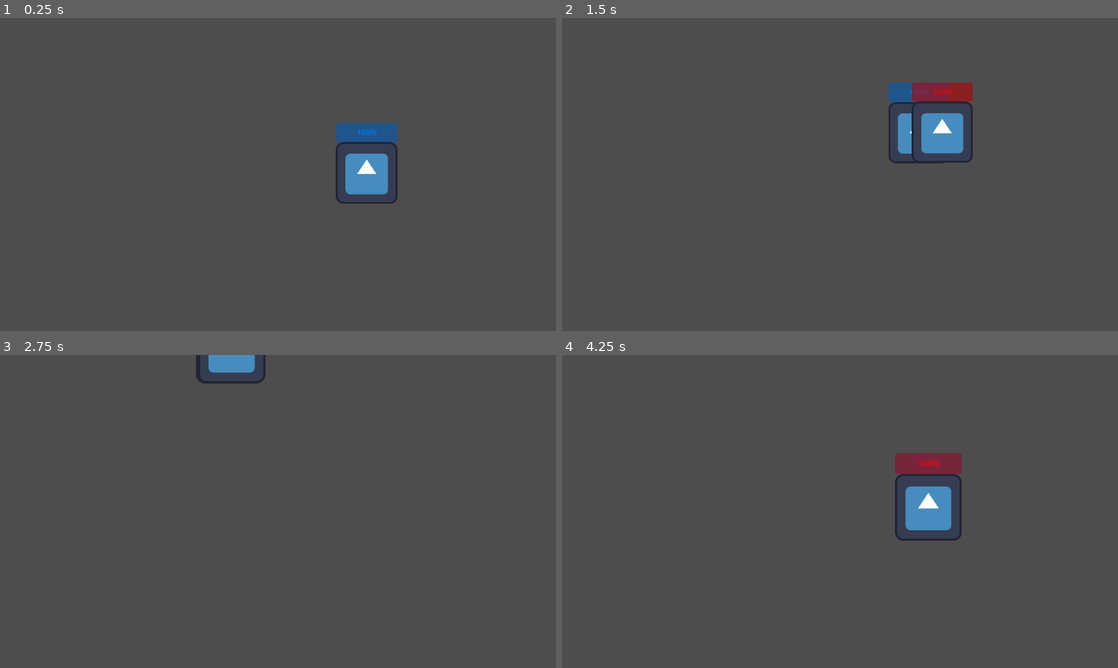
Above: before the commit, frames 1-4 (two rows, left to right).
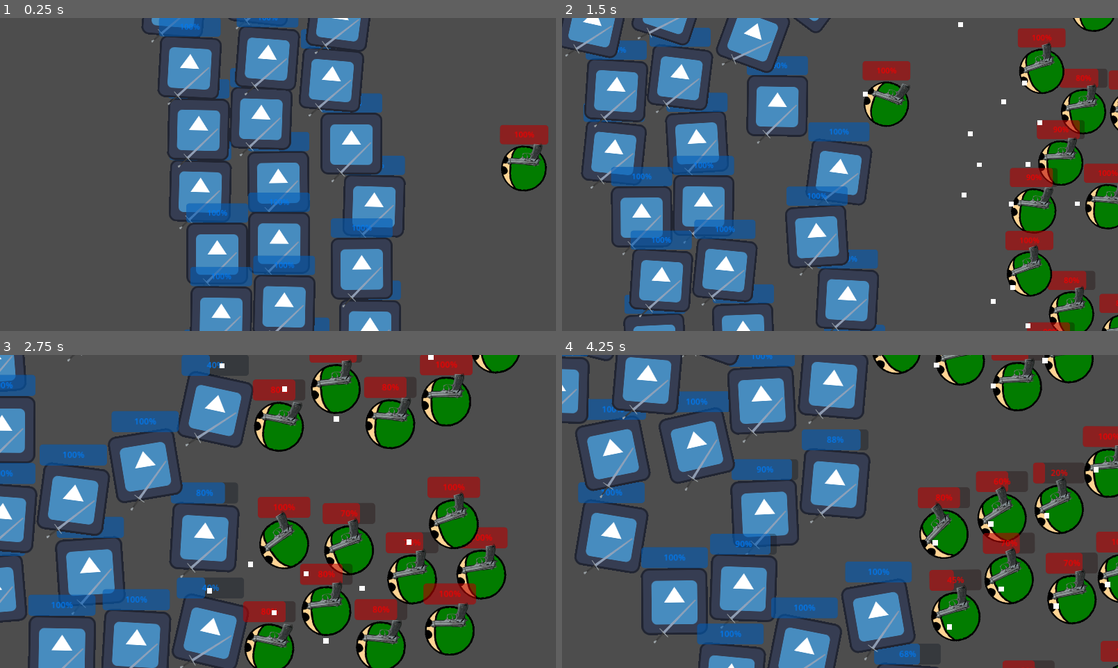
Above: after the commit, the same moments.

Repository: ChristChar/Simulatore-di-battaglie-per-la-guerra-civile-del-server-di-Allan
Game: Godot game, scene res://Scenes/World.tscn
Same seed, same stepped clock (60 frames per second), same inputs: the game is played once before the commit and once after it. The engine's default icon, where the game draws it, is replaced by a stand-in: a white triangle on a blue panel in a dark square.
Inputs (mouse positions are in pixels of both pictures, inside the frame that each line leads up to):
- Up to frame 1 (0.25 s): no input
- Up to frame 2 (1.5 s): move the mouse to (962, 158) at 0.52 s; hold Right (ui_right) 0.53-1.28 s; tap Mouse wheel up (zoom_in) at 0.6 s; move the mouse to (728, 190) at 1.27 s; hold Down (ui_down) from 1.28 s (still down); tap Mouse wheel down (zoom_out) at 1.35 s
- Up to frame 3 (2.75 s): move the mouse to (333, 442) at 2.02 s; release Down (ui_down) at 2.03 s; hold Right (ui_right) from 2.03 s (still down); tap Mouse wheel up (zoom_in) at 2.1 s
- Up to frame 4 (4.25 s): move the mouse to (812, 574) at 2.77 s; release Right (ui_right) at 2.78 s; hold Up (ui_up) 2.78-3.53 s; tap Mouse wheel down (zoom_out) at 2.85 s; move the mouse to (1006, 558) at 3.52 s; hold Left (ui_left) from 3.53 s (still down); tap Mouse wheel up (zoom_in) at 3.6 s

The runs differ from the first frame. In frame 1, 25% of the frame differs, in the area x 25-99%, y 0-100%; in frame 2, 37%; in frame 3, 41%; in frame 4, 41%, in the area x 0-100%, y 0-100%.

Commit message:
Armi

Diff:
--- a/Scenes/World.tscn
+++ b/Scenes/World.tscn
@@ -1,8 +1,35 @@
-[gd_scene load_steps=4 format=3 uid="uid://dnycbiem36d63"]
+[gd_scene load_steps=12 format=3 uid="uid://dnycbiem36d63"]
 
 [ext_resource type="Script" path="res://Scripts/Camera2D.gd" id="1_7yndk"]
 [ext_resource type="Script" path="res://Scripts/Truppa.gd" id="2_m0wob"]
 [ext_resource type="Texture2D" uid="uid://inka45pyk111" path="res://icon.svg" id="3_8pm2b"]
+[ext_resource type="Texture2D" uid="uid://b74u6v0yn2fwh" path="res://Resources/Images/Spada.png" id="4_evlwh"]
+[ext_resource type="Script" path="res://Scripts/Resource/Arma.gd" id="4_gfavc"]
+[ext_resource type="Texture2D" uid="uid://x370hneyrfwj" path="res://Resources/Images/Soldato.png" id="6_8l572"]
+[ext_resource type="Texture2D" uid="uid://c5e2ap1heaexm" path="res://Resources/Images/Pstola.png" id="7_it45y"]
+[ext_resource type="Script" path="res://Scripts/Resource/Bullet.gd" id="9_oq7xw"]
+
+[sub_resource type="Resource" id="Resource_hnsb0"]
+script = ExtResource("4_gfavc")
+Type = "Mischia"
+Sprite = ExtResource("4_evlwh")
+Damage = 25
+Countdown = 1.0
+
+[sub_resource type="Resource" id="Resource_soy5h"]
+script = ExtResource("9_oq7xw")
+color = Color(1, 1, 1, 1)
+speed = 200
+Size = Vector2(10, 10)
+Damage = 10
+
+[sub_resource type="Resource" id="Resource_s2di2"]
+script = ExtResource("4_gfavc")
+Type = "Distanza"
+Sprite = ExtResource("7_it45y")
+Damage = 1
+Countdown = 1.0
+bullet = SubResource("Resource_soy5h")
 
 [node name="Node2D" type="Node2D"]
 
@@ -13,10 +40,402 @@
 script = ExtResource("2_m0wob")
 texture = ExtResource("3_8pm2b")
 HP = 100
+arma = SubResource("Resource_hnsb0")
+
+[node name="Truppa11" type="CharacterBody2D" parent="."]
+position = Vector2(-2, 82)
+script = ExtResource("2_m0wob")
+texture = ExtResource("3_8pm2b")
+HP = 100
+arma = SubResource("Resource_hnsb0")
+
+[node name="Truppa12" type="CharacterBody2D" parent="."]
+position = Vector2(149, 25)
+script = ExtResource("2_m0wob")
+texture = ExtResource("3_8pm2b")
+HP = 100
+arma = SubResource("Resource_hnsb0")
+
+[node name="Truppa13" type="CharacterBody2D" parent="."]
+position = Vector2(81, -52)
+script = ExtResource("2_m0wob")
+texture = ExtResource("3_8pm2b")
+HP = 100
+arma = SubResource("Resource_hnsb0")
+
+[node name="Truppa14" type="CharacterBody2D" parent="."]
+position = Vector2(-37, -88)
+script = ExtResource("2_m0wob")
+texture = ExtResource("3_8pm2b")
+HP = 100
+arma = SubResource("Resource_hnsb0")
+
+[node name="Truppa15" type="CharacterBody2D" parent="."]
+position = Vector2(-92, 19)
+script = ExtResource("2_m0wob")
+texture = ExtResource("3_8pm2b")
+HP = 100
+arma = SubResource("Resource_hnsb0")
+
+[node name="Truppa16" type="CharacterBody2D" parent="."]
+position = Vector2(-94, 128)
+script = ExtResource("2_m0wob")
+texture = ExtResource("3_8pm2b")
+HP = 100
+arma = SubResource("Resource_hnsb0")
+
+[node name="Truppa17" type="CharacterBody2D" parent="."]
+position = Vector2(-138, -88)
+script = ExtResource("2_m0wob")
+texture = ExtResource("3_8pm2b")
+HP = 100
+arma = SubResource("Resource_hnsb0")
+
+[node name="Truppa18" type="CharacterBody2D" parent="."]
+position = Vector2(104, -202)
+script = ExtResource("2_m0wob")
+texture = ExtResource("3_8pm2b")
+HP = 100
+arma = SubResource("Resource_hnsb0")
+
+[node name="Truppa19" type="CharacterBody2D" parent="."]
+position = Vector2(25, 394)
+script = ExtResource("2_m0wob")
+texture = ExtResource("3_8pm2b")
+HP = 100
+arma = SubResource("Resource_hnsb0")
+
+[node name="Truppa20" type="CharacterBody2D" parent="."]
+position = Vector2(23, 476)
+script = ExtResource("2_m0wob")
+texture = ExtResource("3_8pm2b")
+HP = 100
+arma = SubResource("Resource_hnsb0")
+
+[node name="Truppa21" type="CharacterBody2D" parent="."]
+position = Vector2(174, 419)
+script = ExtResource("2_m0wob")
+texture = ExtResource("3_8pm2b")
+HP = 100
+arma = SubResource("Resource_hnsb0")
+
+[node name="Truppa22" type="CharacterBody2D" parent="."]
+position = Vector2(106, 342)
+script = ExtResource("2_m0wob")
+texture = ExtResource("3_8pm2b")
+HP = 100
+arma = SubResource("Resource_hnsb0")
+
+[node name="Truppa23" type="CharacterBody2D" parent="."]
+position = Vector2(-12, 306)
+script = ExtResource("2_m0wob")
+texture = ExtResource("3_8pm2b")
+HP = 100
+arma = SubResource("Resource_hnsb0")
+
+[node name="Truppa24" type="CharacterBody2D" parent="."]
+position = Vector2(-67, 413)
+script = ExtResource("2_m0wob")
+texture = ExtResource("3_8pm2b")
+HP = 100
+arma = SubResource("Resource_hnsb0")
+
+[node name="Truppa25" type="CharacterBody2D" parent="."]
+position = Vector2(-69, 522)
+script = ExtResource("2_m0wob")
+texture = ExtResource("3_8pm2b")
+HP = 100
+arma = SubResource("Resource_hnsb0")
+
+[node name="Truppa26" type="CharacterBody2D" parent="."]
+position = Vector2(-113, 306)
+script = ExtResource("2_m0wob")
+texture = ExtResource("3_8pm2b")
+HP = 100
+arma = SubResource("Resource_hnsb0")
+
+[node name="Truppa27" type="CharacterBody2D" parent="."]
+position = Vector2(129, 192)
+script = ExtResource("2_m0wob")
+texture = ExtResource("3_8pm2b")
+HP = 100
+arma = SubResource("Resource_hnsb0")
+
+[node name="Truppa28" type="CharacterBody2D" parent="."]
+position = Vector2(-44, -351)
+script = ExtResource("2_m0wob")
+texture = ExtResource("3_8pm2b")
+HP = 100
+arma = SubResource("Resource_hnsb0")
+
+[node name="Truppa29" type="CharacterBody2D" parent="."]
+position = Vector2(-46, -269)
+script = ExtResource("2_m0wob")
+texture = ExtResource("3_8pm2b")
+HP = 100
+arma = SubResource("Resource_hnsb0")
+
+[node name="Truppa30" type="CharacterBody2D" parent="."]
+position = Vector2(105, -326)
+script = ExtResource("2_m0wob")
+texture = ExtResource("3_8pm2b")
+HP = 100
+arma = SubResource("Resource_hnsb0")
+
+[node name="Truppa31" type="CharacterBody2D" parent="."]
+position = Vector2(37, -403)
+script = ExtResource("2_m0wob")
+texture = ExtResource("3_8pm2b")
+HP = 100
+arma = SubResource("Resource_hnsb0")
+
+[node name="Truppa32" type="CharacterBody2D" parent="."]
+position = Vector2(-81, -439)
+script = ExtResource("2_m0wob")
+texture = ExtResource("3_8pm2b")
+HP = 100
+arma = SubResource("Resource_hnsb0")
+
+[node name="Truppa33" type="CharacterBody2D" parent="."]
+position = Vector2(-136, -332)
+script = ExtResource("2_m0wob")
+texture = ExtResource("3_8pm2b")
+HP = 100
+arma = SubResource("Resource_hnsb0")
+
+[node name="Truppa34" type="CharacterBody2D" parent="."]
+position = Vector2(-138, -223)
+script = ExtResource("2_m0wob")
+texture = ExtResource("3_8pm2b")
+HP = 100
+arma = SubResource("Resource_hnsb0")
+
+[node name="Truppa35" type="CharacterBody2D" parent="."]
+position = Vector2(-182, -439)
+script = ExtResource("2_m0wob")
+texture = ExtResource("3_8pm2b")
+HP = 100
+arma = SubResource("Resource_hnsb0")
+
+[node name="Truppa36" type="CharacterBody2D" parent="."]
+position = Vector2(60, -553)
+script = ExtResource("2_m0wob")
+texture = ExtResource("3_8pm2b")
+HP = 100
+arma = SubResource("Resource_hnsb0")
 
 [node name="Truppa2" type="CharacterBody2D" parent="."]
 position = Vector2(988, -16)
 script = ExtResource("2_m0wob")
-texture = ExtResource("3_8pm2b")
-HP = 100
-SquadraRossa = true
+texture = ExtResource("6_8l572")
+HP = 100
+SquadraRossa = true
+arma = SubResource("Resource_s2di2")
+
+[node name="Truppa3" type="CharacterBody2D" parent="."]
+position = Vector2(1090, -16)
+script = ExtResource("2_m0wob")
+texture = ExtResource("6_8l572")
+HP = 100
+SquadraRossa = true
+arma = SubResource("Resource_s2di2")
+
+[node name="Truppa4" type="CharacterBody2D" parent="."]
+position = Vector2(867, -59)
+script = ExtResource("2_m0wob")
+texture = ExtResource("6_8l572")
+HP = 100
+SquadraRossa = true
+arma = SubResource("Resource_s2di2")
+
+[node name="Truppa5" type="CharacterBody2D" parent="."]
+position = Vector2(1081, 66)
+script = ExtResource("2_m0wob")
+texture = ExtResource("6_8l572")
+HP = 100
+SquadraRossa = true
+arma = SubResource("Resource_s2di2")
+
+[node name="Truppa6" type="CharacterBody2D" parent="."]
+position = Vector2(908, 62)
+script = ExtResource("2_m0wob")
+texture = ExtResource("6_8l572")
+HP = 100
+SquadraRossa = true
+arma = SubResource("Resource_s2di2")
+
+[node name="Truppa7" type="CharacterBody2D" parent="."]
+position = Vector2(1095, -116)
+script = ExtResource("2_m0wob")
+texture = ExtResource("6_8l572")
+HP = 100
+SquadraRossa = true
+arma = SubResource("Resource_s2di2")
+
+[node name="Truppa8" type="CharacterBody2D" parent="."]
+position = Vector2(993, 157)
+script = ExtResource("2_m0wob")
+texture = ExtResource("6_8l572")
+HP = 100
+SquadraRossa = true
+arma = SubResource("Resource_s2di2")
+
+[node name="Truppa9" type="CharacterBody2D" parent="."]
+position = Vector2(927, -157)
+script = ExtResource("2_m0wob")
+texture = ExtResource("6_8l572")
+HP = 100
+SquadraRossa = true
+arma = SubResource("Resource_s2di2")
+
+[node name="Truppa10" type="CharacterBody2D" parent="."]
+position = Vector2(855, 164)
+script = ExtResource("2_m0wob")
+texture = ExtResource("6_8l572")
+HP = 100
+SquadraRossa = true
+arma = SubResource("Resource_s2di2")
+
+[node name="Truppa37" type="CharacterBody2D" parent="."]
+position = Vector2(981, -432)
+script = ExtResource("2_m0wob")
+texture = ExtResource("6_8l572")
+HP = 100
+SquadraRossa = true
+arma = SubResource("Resource_s2di2")
+
+[node name="Truppa38" type="CharacterBody2D" parent="."]
+position = Vector2(1083, -432)
+script = ExtResource("2_m0wob")
+texture = ExtResource("6_8l572")
+HP = 100
+SquadraRossa = true
+arma = SubResource("Resource_s2di2")
+
+[node name="Truppa39" type="CharacterBody2D" parent="."]
+position = Vector2(860, -475)
+script = ExtResource("2_m0wob")
+texture = ExtResource("6_8l572")
+HP = 100
+SquadraRossa = true
+arma = SubResource("Resource_s2di2")
+
+[node name="Truppa40" type="CharacterBody2D" parent="."]
+position = Vector2(1074, -350)
+script = ExtResource("2_m0wob")
+texture = ExtResource("6_8l572")
+HP = 100
+SquadraRossa = true
+arma = SubResource("Resource_s2di2")
+
+[node name="Truppa41" type="CharacterBody2D" parent="."]
+position = Vector2(901, -354)
+script = ExtResource("2_m0wob")
+texture = ExtResource("6_8l572")
+HP = 100
+SquadraRossa = true
+arma = SubResource("Resource_s2di2")
+
+[node name="Truppa42" type="CharacterBody2D" parent="."]
+position = Vector2(1088, -532)
+script = ExtResource("2_m0wob")
+texture = ExtResource("6_8l572")
+HP = 100
+SquadraRossa = true
+arma = SubResource("Resource_s2di2")
+
+[node name="Truppa43" type="CharacterBody2D" parent="."]
+position = Vector2(986, -259)
+script = ExtResource("2_m0wob")
+texture = ExtResource("6_8l572")
+HP = 100
+SquadraRossa = true
+arma = SubResource("Resource_s2di2")
+
+[node name="Truppa44" type="CharacterBody2D" parent="."]
+position = Vector2(920, -573)
+script = ExtResource("2_m0wob")
+texture = ExtResource("6_8l572")
+HP = 100
+SquadraRossa = true
+arma = SubResource("Resource_s2di2")
+
+[node name="Truppa45" type="CharacterBody2D" parent="."]
+position = Vector2(848, -252)
+script = ExtResource("2_m0wob")
+texture = ExtResource("6_8l572")
+HP = 100
+SquadraRossa = true
+arma = SubResource("Resource_s2di2")
+
+[node name="Truppa46" type="CharacterBody2D" parent="."]
+position = Vector2(969, 410)
+script = ExtResource("2_m0wob")
+texture = ExtResource("6_8l572")
+HP = 100
+SquadraRossa = true
+arma = SubResource("Resource_s2di2")
+
+[node name="Truppa47" type="CharacterBody2D" parent="."]
+position = Vector2(1071, 410)
+script = ExtResource("2_m0wob")
+texture = ExtResource("6_8l572")
+HP = 100
+SquadraRossa = true
+arma = SubResource("Resource_s2di2")
+
+[node name="Truppa48" type="CharacterBody2D" parent="."]
+position = Vector2(848, 367)
+script = ExtResource("2_m0wob")
+texture = ExtResource("6_8l572")
+HP = 100
+SquadraRossa = true
+arma = SubResource("Resource_s2di2")
+
+[node name="Truppa49" type="CharacterBody2D" parent="."]
+position = Vector2(1062, 492)
+script = ExtResource("2_m0wob")
+texture = ExtResource("6_8l572")
+HP = 100
+SquadraRossa = true
+arma = SubResource("Resource_s2di2")
+
+[node name="Truppa50" type="CharacterBody2D" parent="."]
+position = Vector2(889, 488)
+script = ExtResource("2_m0wob")
+texture = ExtResource("6_8l572")
+HP = 100
+SquadraRossa = true
+arma = SubResource("Resource_s2di2")
+
+[node name="Truppa51" type="CharacterBody2D" parent="."]
+position = Vector2(1076, 310)
+script = ExtResource("2_m0wob")
+texture = ExtResource("6_8l572")
+HP = 100
+SquadraRossa = true
+arma = SubResource("Resource_s2di2")
+
+[node name="Truppa52" type="CharacterBody2D" parent="."]
+position = Vector2(974, 583)
+script = ExtResource("2_m0wob")
+texture = ExtResource("6_8l572")
+HP = 100
+SquadraRossa = true
+arma = SubResource("Resource_s2di2")
+
+[node name="Truppa53" type="CharacterBody2D" parent="."]
+position = Vector2(908, 269)
+script = ExtResource("2_m0wob")
+texture = ExtResource("6_8l572")
+HP = 100
+SquadraRossa = true
+arma = SubResource("Resource_s2di2")
+
+[node name="Truppa54" type="CharacterBody2D" parent="."]
+position = Vector2(836, 590)
+script = ExtResource("2_m0wob")
+texture = ExtResource("6_8l572")
+HP = 100
+SquadraRossa = true
+arma = SubResource("Resource_s2di2")
--- /dev/null
+++ b/Scripts/Bullet.gd
@@ -0,0 +1,34 @@
+extends Area2D
+class_name BulletBody
+
+@export var data: BulletData
+var Direction: Vector2 = Vector2.ZERO
+var Owner: Truppa
+
+# Called when the node enters the scene tree for the first time.
+func _ready():
+	randomize()
+	var Shape = RectangleShape2D.new()
+	Shape.size = data.Size
+	var Collision = CollisionShape2D.new()
+	Collision.shape = Shape
+	add_child(Collision)
+	var Quadrato = ColorRect.new()
+	Quadrato.size = data.Size
+	Quadrato.position = -data.Size / 2
+	Quadrato.color = data.color
+	add_child(Quadrato)
+
+# Called every frame. 'delta' is the elapsed time since the previous frame.
+func _process(delta):
+	for body in get_overlapping_bodies():
+		if body is Truppa:
+			if body != Owner:
+				body.HP -= data.Damage
+				queue_free()
+		else:
+			Direction += Vector2(randf_range(-1, 1), randf_range(-1, 1))
+
+# Called every physics frame. 'delta' is the elapsed time since the previous frame.
+func _physics_process(delta):
+	position += Direction * data.speed * delta
--- /dev/null
+++ b/Scripts/Resource/Arma.gd
@@ -0,0 +1,12 @@
+extends Resource
+class_name Arma
+
+@export_enum("Mischia", "Distanza") var Type: String = "Mischia"
+@export var Sprite: Texture2D
+@export var Damage: int = 1
+@export var Countdown: float = 1.0
+
+@export_group("Mischia")
+
+@export_group("Distanza")
+@export var bullet: BulletData = BulletData.new()
--- /dev/null
+++ b/Scripts/Resource/Bullet.gd
@@ -0,0 +1,7 @@
+extends Resource
+class_name BulletData
+
+@export var color: Color = Color(1,1,1)
+@export var speed: int = 100
+@export var Size: Vector2 = Vector2(5,5)
+@export var Damage: int = 10
--- a/Scripts/Truppa.gd
+++ b/Scripts/Truppa.gd
@@ -1,13 +1,21 @@
 extends CharacterBody2D
-class_name  Truppa
+class_name Truppa
 
 var Progress: ProgressBar
 var Target: Truppa
+var Attack_countdown = 0.0
+var Area: Area2D
+var HPPivot: Node2D
+var Direction = 0
 
 @export var texture: Texture2D
 @export var HP: int
+@export var Speed: float = 100.0
 @export var SquadraRossa: bool
-# Called when the node enters the scene tree for the first time.
+@export var arma: Arma
+@export var vision_range: float = 3000.0  # Distanza massima per rilevare bersagli
+@export var min_distance: float = 50.0  # Distanza minima tra le truppe
+
 func _ready():
 	randomize()
 	add_to_group("Truppa")
@@ -17,39 +25,113 @@
 	add_child(Sprite)
 	Progress = ProgressBar.new()
 	Progress.size = Vector2(Size.x, 40)
-	Progress.position = Vector2( -Size.x/2, -Size.y / 2 - 40)
+	Progress.position = Vector2(-Size.x / 2, -Size.y / 2 - 40)
 	if SquadraRossa:
-		Progress.modulate = Color(1,0,0)
+		Progress.modulate = Color(1, 0, 0)
+		Direction = deg_to_rad(180)
+		rotation = deg_to_rad(180)
+		name = "Rosso"
 	else:
-		Progress.modulate = Color(0,0.5,1)
+		Progress.modulate = Color(0, 0.5, 1)
+		name = "Blu"
 	Progress.max_value = HP
-	add_child(Progress)
+	HPPivot = Node2D.new()
+	HPPivot.add_child(Progress)
+	add_child(HPPivot)
 	var Shape = RectangleShape2D.new()
 	Shape.size = Size
 	var Collision = CollisionShape2D.new()
 	Collision.shape = Shape
+	Area = Area2D.new()
+	var AreaCollision = CollisionShape2D.new()
+	AreaCollision.shape = Shape.duplicate()
+	AreaCollision.shape.size += Vector2(10, 10)
+	Area.add_child(AreaCollision)
+	add_child(Area)
 	add_child(Collision)
+	if arma:
+		if arma.Sprite:
+			var Arma_sprite = Sprite2D.new()
+			Arma_sprite.texture = arma.Sprite
+			Arma_sprite.position = Vector2(0, Size.y * 0.3)
+			add_child(Arma_sprite)
 	Find_Target()
 
 func Find_Target():
-	var Truppe = get_tree().get_nodes_in_group("Truppa")
+	# Trova tutte le truppe nemiche valide
+	var Truppe = get_tree().get_nodes_in_group("Truppa").duplicate()
+	var Truppe_non_valide = []
 	for truppa in Truppe:
-		if truppa.SquadraRossa == SquadraRossa:
-			Truppe.erase(truppa)
+		if is_instance_valid(truppa) and truppa.SquadraRossa == SquadraRossa:
+			Truppe_non_valide.append(truppa)
+	for truppa in Truppe_non_valide:
+		Truppe.erase(truppa)
 	if Truppe.size() == 0:
 		return
 	else:
 		Target = Truppe[randi_range(0, Truppe.size() - 1)]
-# Called every frame. 'delta' is the elapsed time since the previous frame.
+
+	# Ordina le truppe in base alla distanza e alla salute
+	Truppe.sort_custom(_sort_by_distance_and_hp)
+	Target = Truppe[0]
+
+func _sort_by_distance_and_hp(a: Truppa, b: Truppa) -> int:
+	var dist_a = global_position.distance_to(a.global_position)
+	var dist_b = global_position.distance_to(b.global_position)
+
+	if dist_a != dist_b:
+		return dist_a < dist_b  # Priorità al nemico più vicino
+	return a.HP < b.HP  # Se le distanze sono uguali, priorità al nemico con meno HP
+
 func _process(delta):
 	Progress.value = HP
+	HPPivot.global_rotation = 0
+	Attack_countdown -= delta
+
 	if HP <= 0:
 		queue_free()
-	if Target:
-		pass
+
+	if Is_target_valid():
+		for body in Area.get_overlapping_bodies():
+			if body is Truppa and body.SquadraRossa != SquadraRossa:
+				Attack(body)
+
+		if arma and arma.Type == "Distanza" and global_position.distance_to(Target.global_position) <= vision_range:
+			if Attack_countdown <= 0:
+				var NewBullet = BulletBody.new()
+				NewBullet.global_position = global_position
+				NewBullet.Direction = angle_to_vector(Direction)
+				NewBullet.Owner = self
+				NewBullet.data = arma.bullet
+				get_parent().add_child(NewBullet)
+				Attack_countdown = arma.Countdown
 	else:
 		Find_Target()
 
+	rotation = lerp_angle(rotation, Direction, delta)
+
+func angle_to_vector(angle: float) -> Vector2:
+	return Vector2(cos(angle), sin(angle))
+
+func Attack(Target: Truppa):
+	if Attack_countdown <= 0:
+		Target.HP -= arma.Damage
+		Attack_countdown = arma.Countdown
+
+func Is_target_valid() -> bool:
+	return Target and is_instance_valid(Target) and global_position.distance_to(Target.global_position) <= vision_range
+
 func _physics_process(delta):
-	if Target:
-		global_position = lerp(global_position, Target.global_position, delta)
+	if Is_target_valid():
+		var direction = Target.global_position - global_position
+		direction = direction.normalized()
+
+		# Evita di avvicinarti troppo ad altre truppe
+		for body in Area.get_overlapping_bodies():
+			if body is Truppa and body != self and global_position.distance_to(body.global_position) < min_distance:
+				direction -= (body.global_position - global_position).normalized()
+
+		direction = direction.normalized()
+		velocity = direction * Speed
+		Direction = direction.angle()
+	move_and_slide()
Binary file added: Resources/Images/Pstola.png
Not shown, added: Resources/Images/Pstola.png.import
Binary file added: Resources/Images/Soldato.png
Not shown, added: Resources/Images/Soldato.png.import
Binary file added: Resources/Images/Spada.png
Not shown, added: Resources/Images/Spada.png.import
